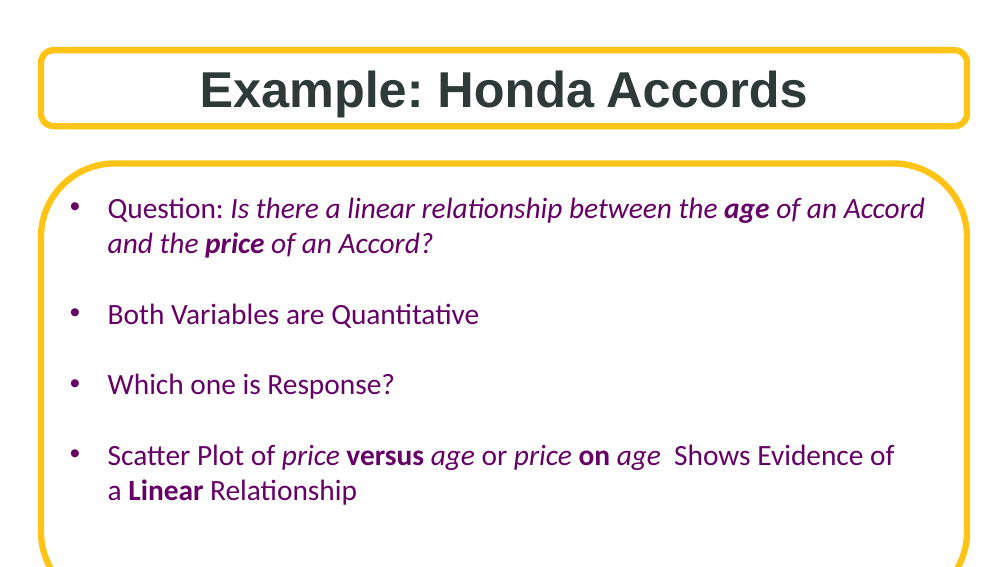
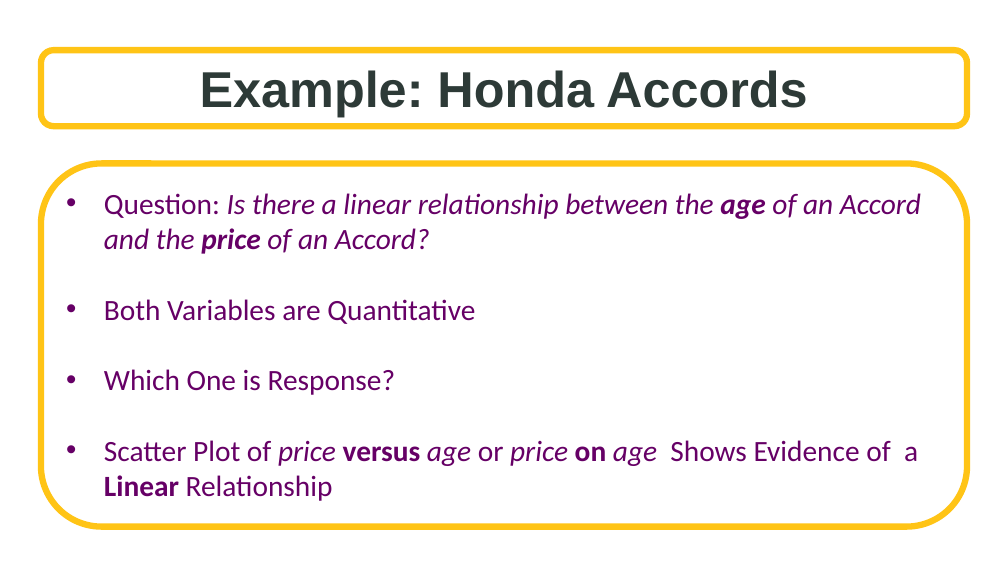
Before and after one commit to SuperMarioGiacomazzo/STOR455_WEBSITE, a slide deck: slide 3 of Lectures/3 - Simple Linear Regression Model.pptx. Drawn at 1008x567 pixels with LibreOffice and Linux fonts; fonts in the diff are those of the drawing; background and template pictures are left out. Boxes give left, top, right and bottom in pixels: in the first picture for what was removed or moved away, otherwise in the second. Text is boxed around its words. In the diff, an @@ line names an element or a change of style, - is before the commit and + after.

```diff
--- a/Lectures/3 - Simple Linear Regression Model.pptx
+++ b/Lectures/3 - Simple Linear Regression Model.pptx
@@ rounded rectangle "Question: Is there a linear ..." resized from (x1=41, y1=163, x2=967, y2=567) to (x1=41, y1=163, x2=967, y2=526) @@
@@ text in rounded rectangle at (x1=104, y1=369, x2=396, y2=395): text changed @@
-• Which one is Response?
+• Which One is Response?
```
Also in this commit, not shown: 5 other files.
